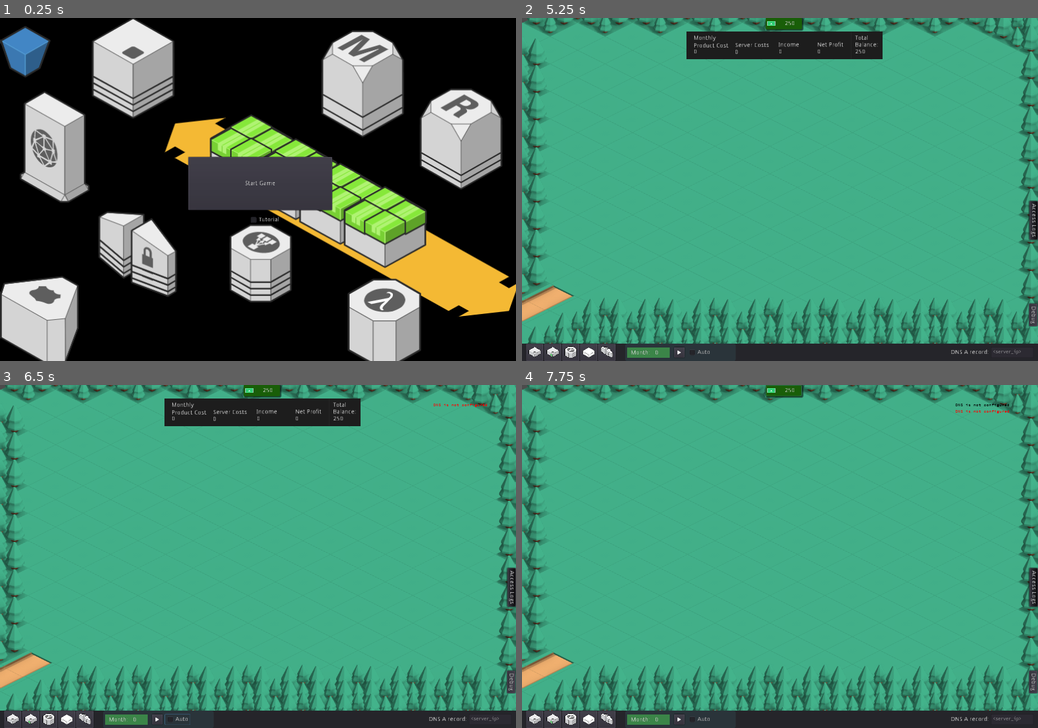
Above: before the commit, frames 1-4 (two rows, left to right).
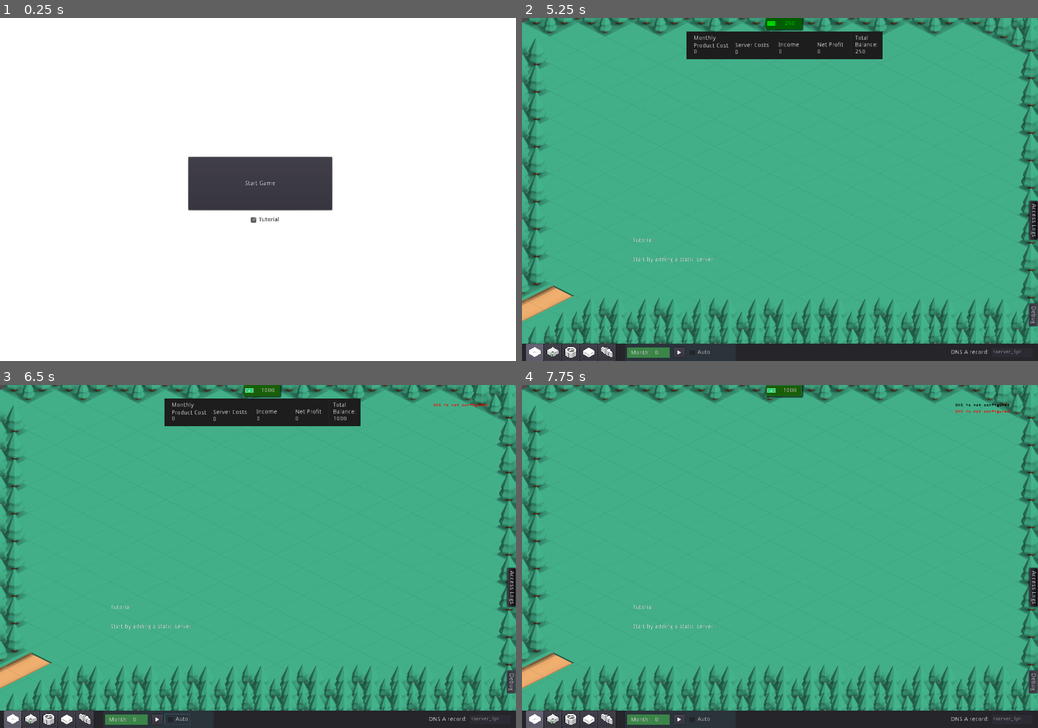
Above: after the commit, the same moments.

Repository: yigitbey/CloudArchitect
Game: Godot game, scene res://Level.tscn
Same seed, same stepped clock (60 frames per second), same inputs: the game is played once before the commit and once after it.
Inputs (mouse positions are in pixels of both pictures, inside the frame that each line leads up to):
- Up to frame 1 (0.25 s): no input
- Up to frame 2 (5.25 s): click (1012, 350) at 0.52 s; type "12" at 0.6 s; click (532, 350) at 1.25 s; click (589, 350) at 2 s; click (589, 350) at 2.75 s; click (604, 350) at 3.5 s; click (604, 350) at 4.25 s; click "Start Game" at 5 s
- Up to frame 3 (6.5 s): click "Auto" at 5.75 s
- Up to frame 4 (7.75 s): click "" at 6.5 s; click "250" (after the commit: "1000") at 7.25 s

The runs differ from the first frame. In frame 1, 91% of the frame differs, in the area x 0-100%, y 0-100%; in frame 2, 0.5%; in frame 3, 0.3%; in frame 4, 0.3%.

Commit message:
remove the ugly splash screen, tutorial is the only option until the game is balanced

Diff:
--- a/Level.tscn
+++ b/Level.tscn
@@ -19,7 +19,6 @@
 [ext_resource path="res://Level.gd" type="Script" id=17]
 [ext_resource path="res://assets/Isometric/tile_treeQuad_N.png" type="Texture" id=18]
 [ext_resource path="res://Tutorial.gd" type="Script" id=19]
-[ext_resource path="res://assets/bg.png" type="Texture" id=20]
 [ext_resource path="res://HUD.tscn" type="PackedScene" id=21]
 
 [sub_resource type="TileSet" id=1]
@@ -325,15 +324,10 @@
 "_edit_use_anchors_": false
 }
 
-[node name="Splash" type="TextureRect" parent="."]
+[node name="Splash" type="ColorRect" parent="."]
 margin_right = 1208.0
 margin_bottom = 808.0
 theme = SubResource( 4 )
-texture = ExtResource( 20 )
-expand = true
-__meta__ = {
-"_edit_use_anchors_": false
-}
 
 [node name="checkbox" type="CheckBox" parent="Splash"]
 anchor_left = 0.5
@@ -345,11 +339,13 @@
 margin_right = 49.0
 margin_bottom = 79.0
 custom_styles/hover = SubResource( 5 )
-custom_colors/font_color_disabled = Color( 1, 1, 1, 1 )
-custom_colors/font_color_hover_pressed = Color( 1, 1, 1, 1 )
-custom_colors/font_color = Color( 1, 1, 1, 1 )
-custom_colors/font_color_hover = Color( 1, 1, 1, 1 )
-custom_colors/font_color_pressed = Color( 1, 1, 1, 1 )
+custom_colors/font_color_disabled = Color( 0, 0, 0, 1 )
+custom_colors/font_color_hover_pressed = Color( 0, 0, 0, 1 )
+custom_colors/font_color = Color( 0, 0, 0, 1 )
+custom_colors/font_color_hover = Color( 0, 0, 0, 1 )
+custom_colors/font_color_pressed = Color( 0, 0, 0, 1 )
+disabled = true
+pressed = true
 text = "Tutorial"
 __meta__ = {
 "_edit_use_anchors_": false
--- a/src/objects.gd
+++ b/src/objects.gd
@@ -3,7 +3,7 @@
 const json = """
 {
   "tutorial":[
-	["Start by adding a static server", "Level0/HUD/Panel/new_StaticServer", "new_StaticServer"],
+	["Tutorial:\n\n\nStart by adding a static server", "Level0/HUD/Panel/new_StaticServer", "new_StaticServer"],
 	["Now point the CNAME record to your server. Server IP is already copied to your clipboard. ","Level0/HUD/Panel/DNS", "dns_change"],
 	["You are now ready to receive your first requests. Click Play button to start the month.", "Level0/HUD/MonthControl/new_Wave", "new_month"],
 	["You've now started receiving requests from your customers.  If you check the access logs, you can see that you're only able to serve static files for now. You need to create a Dynamic server to properly serve the API requests.", "Level0/HUD/Panel/new_DynamicServer", "new_DynamicServer"],
Not shown: 1 places in Level.tscn that only renumber resources
